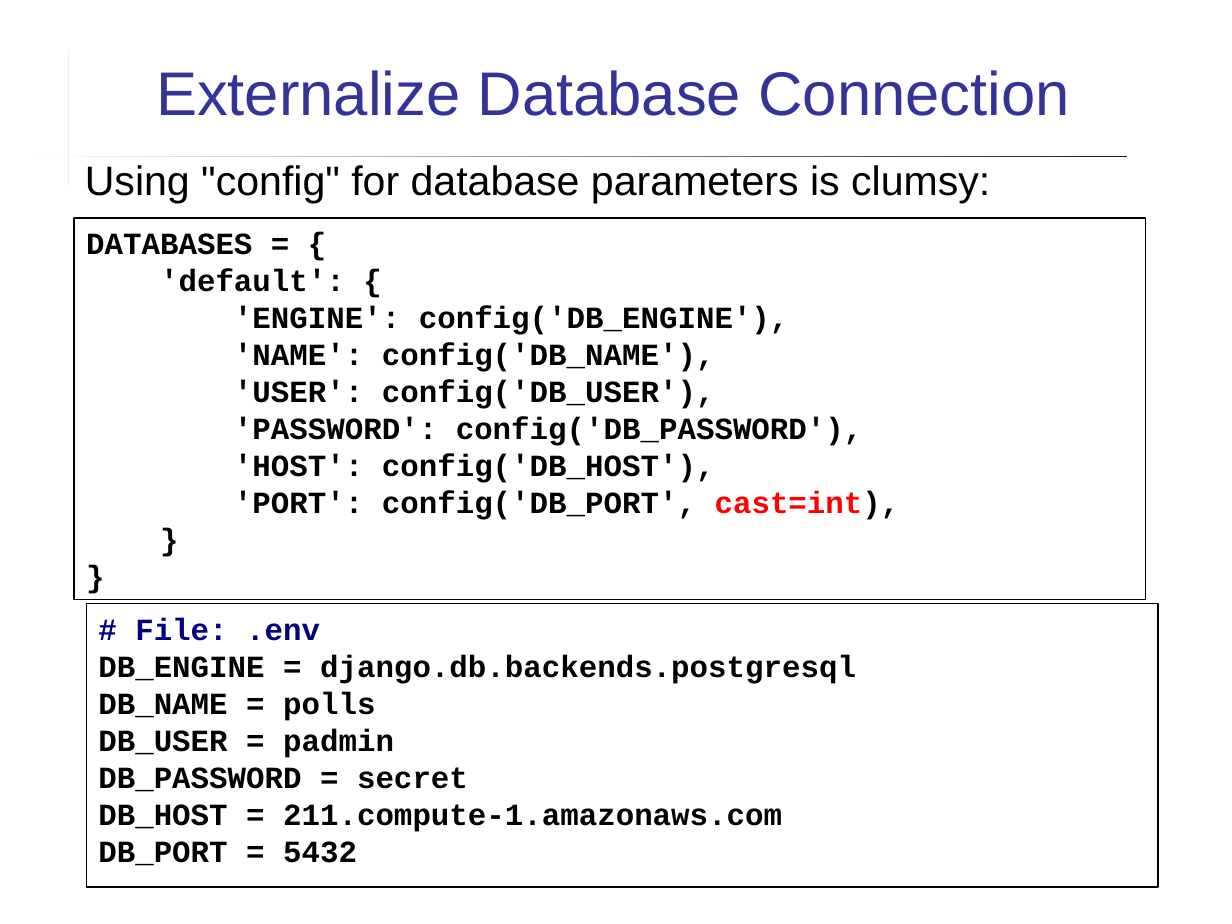
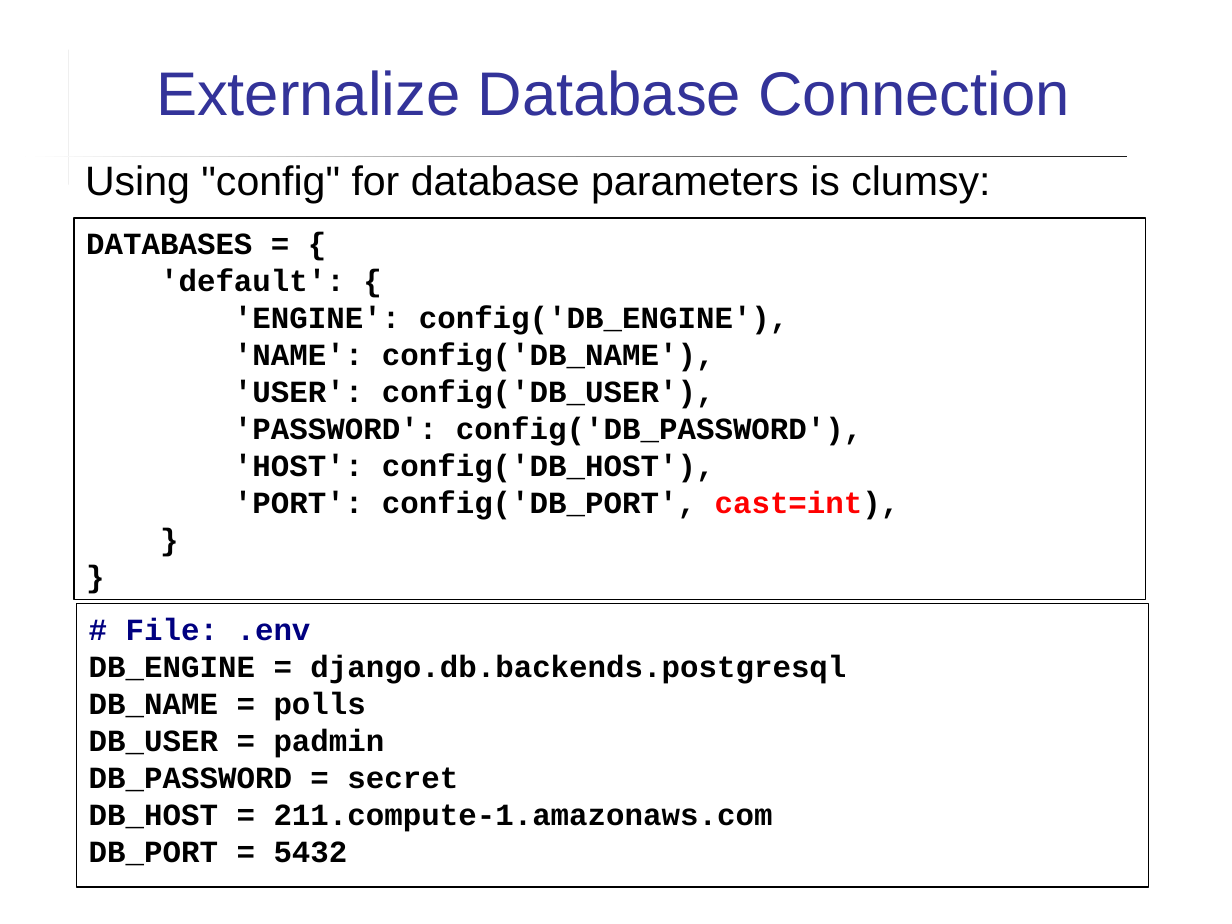
Before and after one commit to cpske/ISP, a slide deck: slide 14 of refactoring/Separate-config-from-code.ppt (slide 12 before the commit). Drawn at 1232x924 pixels with LibreOffice and Linux fonts; fonts in the diff are those of the drawing. Boxes give left, top, right and bottom in pixels: in the first picture for what was removed or moved away, otherwise in the second. Text is boxed around its words. In the diff, an @@ line names an element or a change of style, - is before the commit and + after.

```diff
--- a/refactoring/Separate-config-from-code.ppt
+++ b/refactoring/Separate-config-from-code.ppt
@@ rectangle "# File: .env": place and size @@
-rectangle "# File: .env" at (86,604,1158,887)
+rectangle "# File: .env" at (76,604,1148,887)
```
Also in this commit, not shown: 7 other slides changed, 2 slides added, 6 other files.
